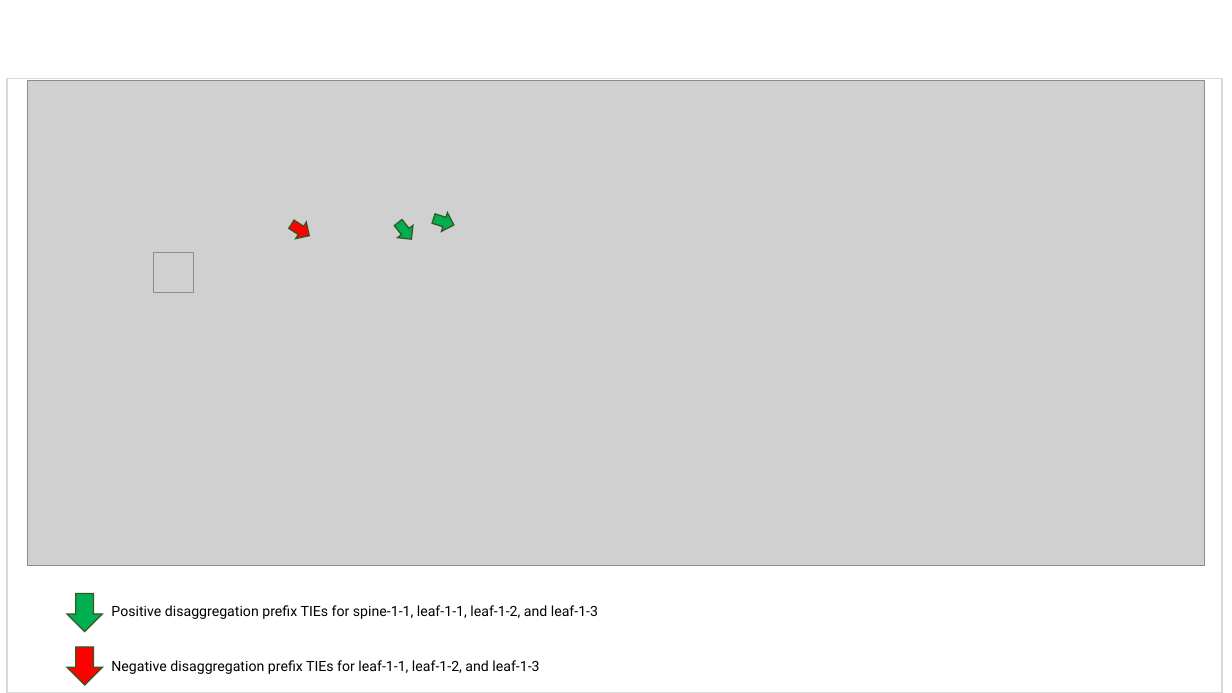
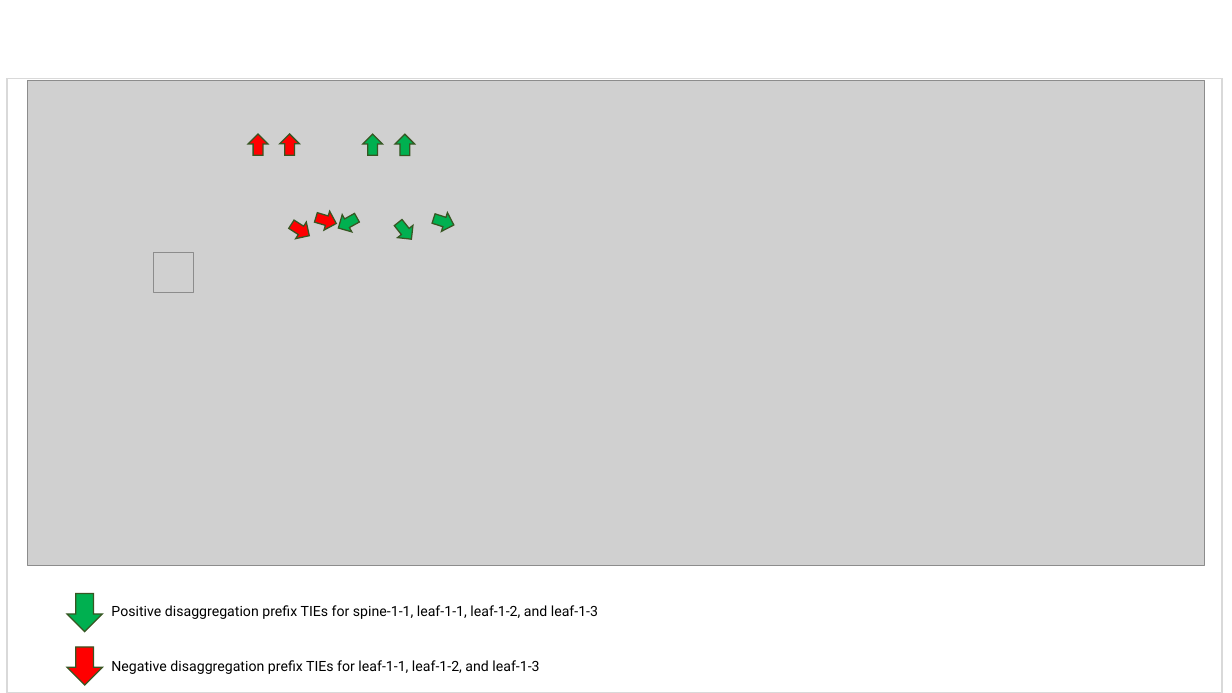
Before and after one commit to brunorijsman/rift-python, a slide deck: slide 2 of doc/figures/negative-disaggregation-feature-guide/figures.pptx. Drawn at 1232x693 pixels with LibreOffice and Linux fonts; fonts in the diff are those of the drawing; grey boxes stand for pictures. Boxes give left, top, right and bottom in pixels: in the first picture for what was removed or moved away, otherwise in the second. Text is boxed around its words. In the diff, an @@ line names an element or a change of style, - is before the commit and + after.

```diff
--- a/doc/figures/negative-disaggregation-feature-guide/figures.pptx
+++ b/doc/figures/negative-disaggregation-feature-guide/figures.pptx
@@ down arrow added at (x1=249, y1=134, x2=268, y2=155), fill #FF0000, outline #385723 1 pt @@
@@ down arrow added at (x1=280, y1=134, x2=299, y2=155), fill #FF0000, outline #385723 1 pt @@
@@ down arrow added at (x1=363, y1=134, x2=383, y2=155), fill #00B050, outline #385723 1 pt @@
@@ down arrow added at (x1=395, y1=134, x2=414, y2=155), fill #00B050, outline #385723 1 pt @@
@@ down arrow added at (x1=313, y1=208, x2=339, y2=233), fill #FF0000, outline #385723 1 pt @@
@@ down arrow added at (x1=334, y1=210, x2=362, y2=237), fill #00B050, outline #385723 1 pt @@
```
Also in this commit, not shown: 1 other file.
